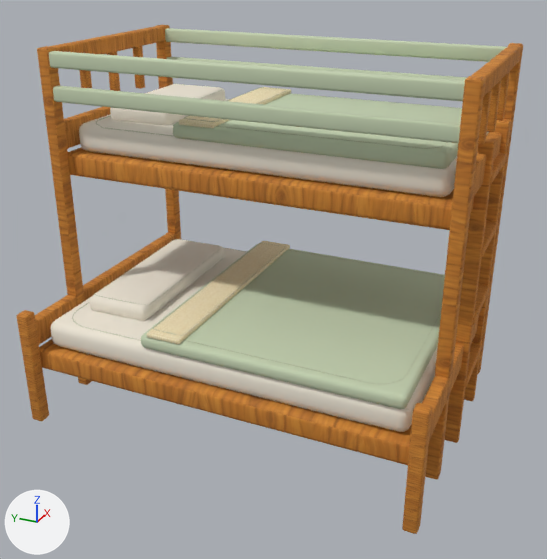
Two versions of the glTF model public/models/furniture/twin-full-bunk.glb, one commit apart.
Before and after are seen from a 50 mm lens placed at (-3.36, -1.53, 2.4), pointed at (-0.07, -0.05, 0.76). The axes (+X, +Y, +Z) are drawn at lower left. The lights are the same throughout. The older version comes first.

The first picture shows 'twin-full-bunk'.
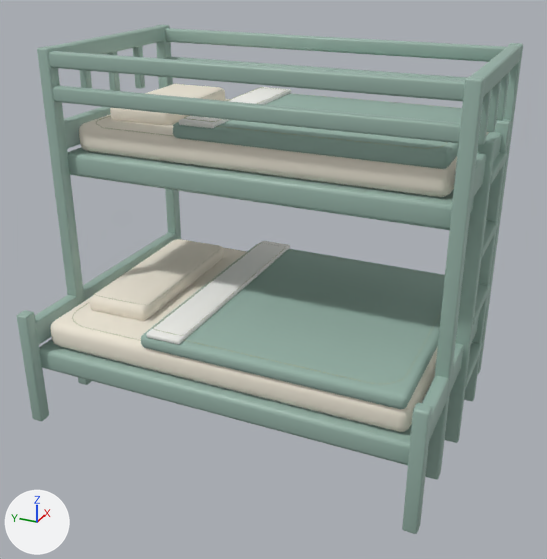
Location of each change, (x1, y1, x2, y2) in pixels of the pictures (547 x 559 px):
'twin-full-bunk', surface changed, recoloured: (17, 25, 523, 534) in both

Patch to the scene script:
```diff
--- a/public/models/furniture/twin-full-bunk.glb.py
+++ b/public/models/furniture/twin-full-bunk.glb.py
@@ mat_wood_honey_textured @@
 mat_wood_honey_textured = principled_material('wood-honey-textured')
-mat_wood_honey_textured.texture = img_handpainted_honey_oak
-mat_wood_honey_textured.roughness = 0.82
+mat_wood_honey_textured.base_color = (0.32, 0.46, 0.4)  # grey #99b5aa
+mat_wood_honey_textured.roughness = 0.47
@@ mat_upholstery_textured @@
 mat_upholstery_textured = principled_material('upholstery-textured')
-mat_upholstery_textured.base_color = (0.56, 0.65, 0.45)  # pale green #c5d3b3
+mat_upholstery_textured.base_color = (0.32, 0.46, 0.4)  # grey #99b5aa
 mat_upholstery_textured.roughness = 0.98
@@ mat_linen_textured @@
 mat_linen_textured = principled_material('linen-textured')
-mat_linen_textured.texture = img_handpainted_cream_linen
-mat_linen_textured.roughness = 0.98
+mat_linen_textured.base_color = (0.9, 0.9, 0.86)  # white #f3f3ef
+mat_linen_textured.roughness = 0.94
@@ mat_variant_surface @@
 mat_variant_surface = principled_material('variant-surface')
-mat_variant_surface.base_color = (0.56, 0.65, 0.45)  # pale green #c5d3b3
+mat_variant_surface.base_color = (0.32, 0.46, 0.4)  # grey #99b5aa
 mat_variant_surface.roughness = 0.94
```
